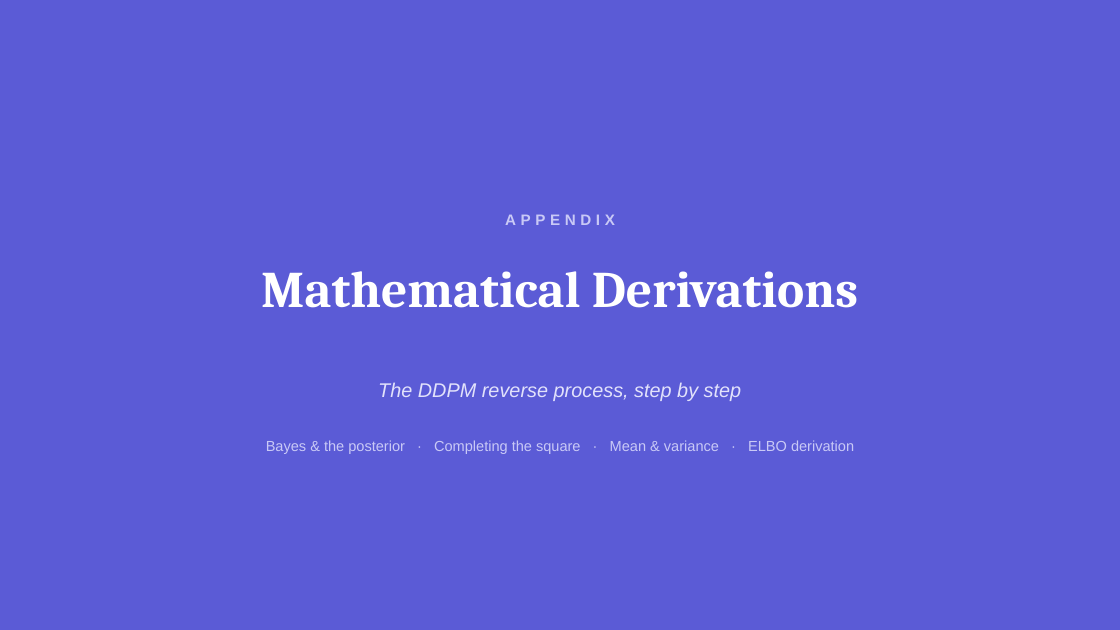
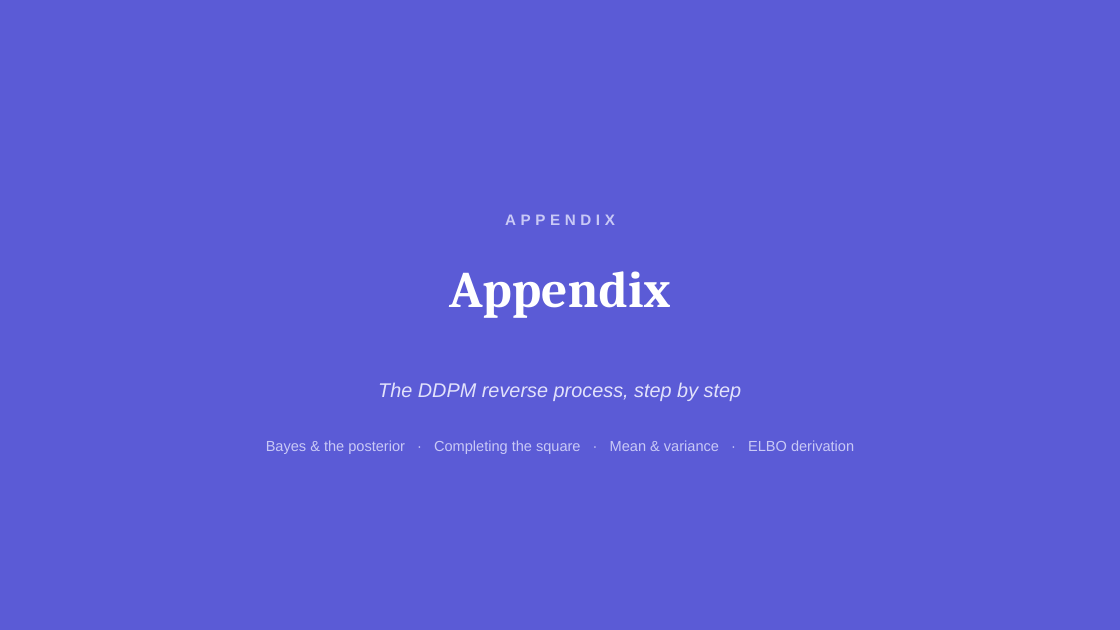
Before and after one commit to sudarshan1994/sudarshan1994.github.io, a slide deck: slide 48 of diffusion/smld_ddpm_polished.pptx. Drawn at 1120x630 pixels with LibreOffice and Linux fonts; fonts in the diff are those of the drawing. Boxes give left, top, right and bottom in pixels: in the first picture for what was removed or moved away, otherwise in the second. Text is boxed around its words. In the diff, an @@ line names an element or a change of style, - is before the commit and + after.

```diff
--- a/diffusion/smld_ddpm_polished.pptx
+++ b/diffusion/smld_ddpm_polished.pptx
@@ text at (449,271,670,318): text changed @@
-Mathematical Derivations
+Appendix
```
Also in this commit, not shown: 57 other slides changed, 1 slide added, 4 other files.
